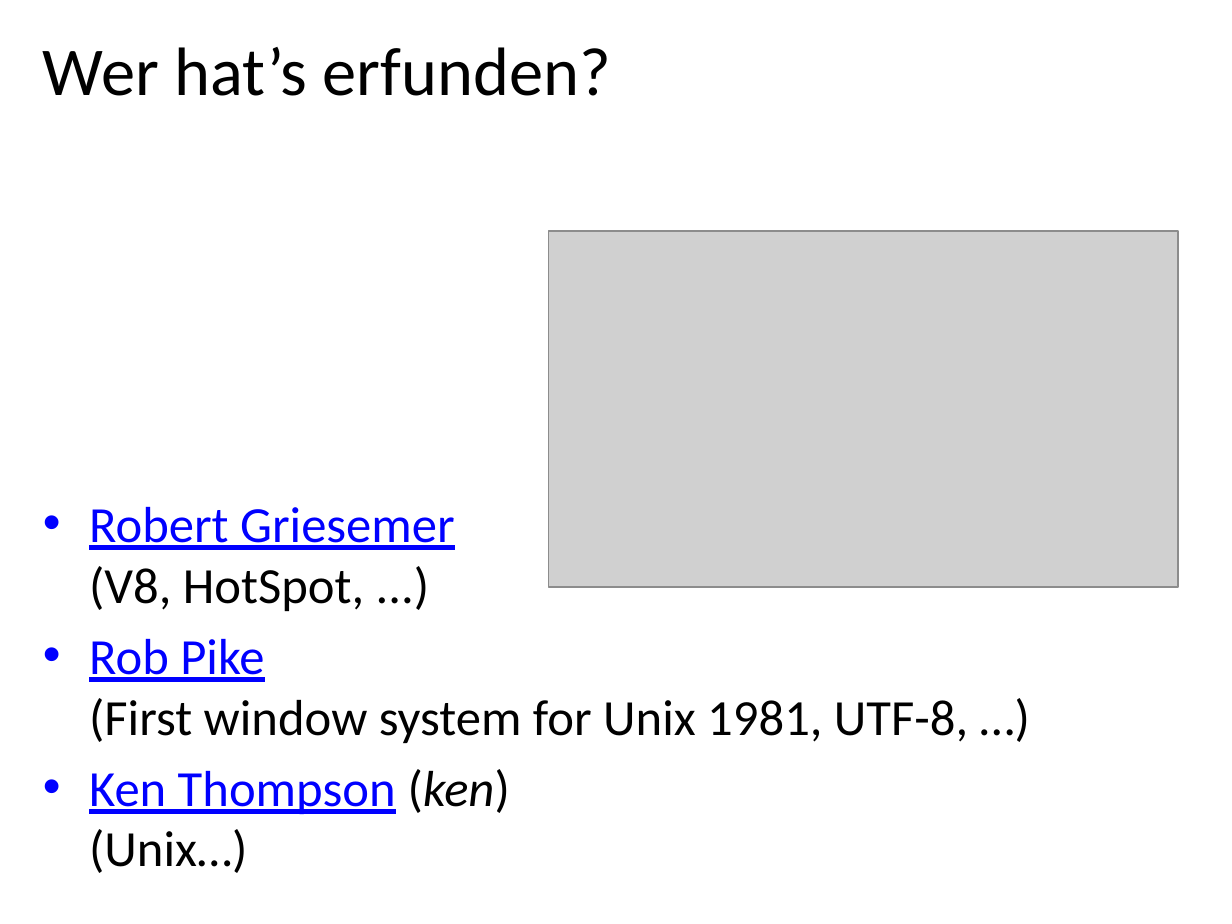
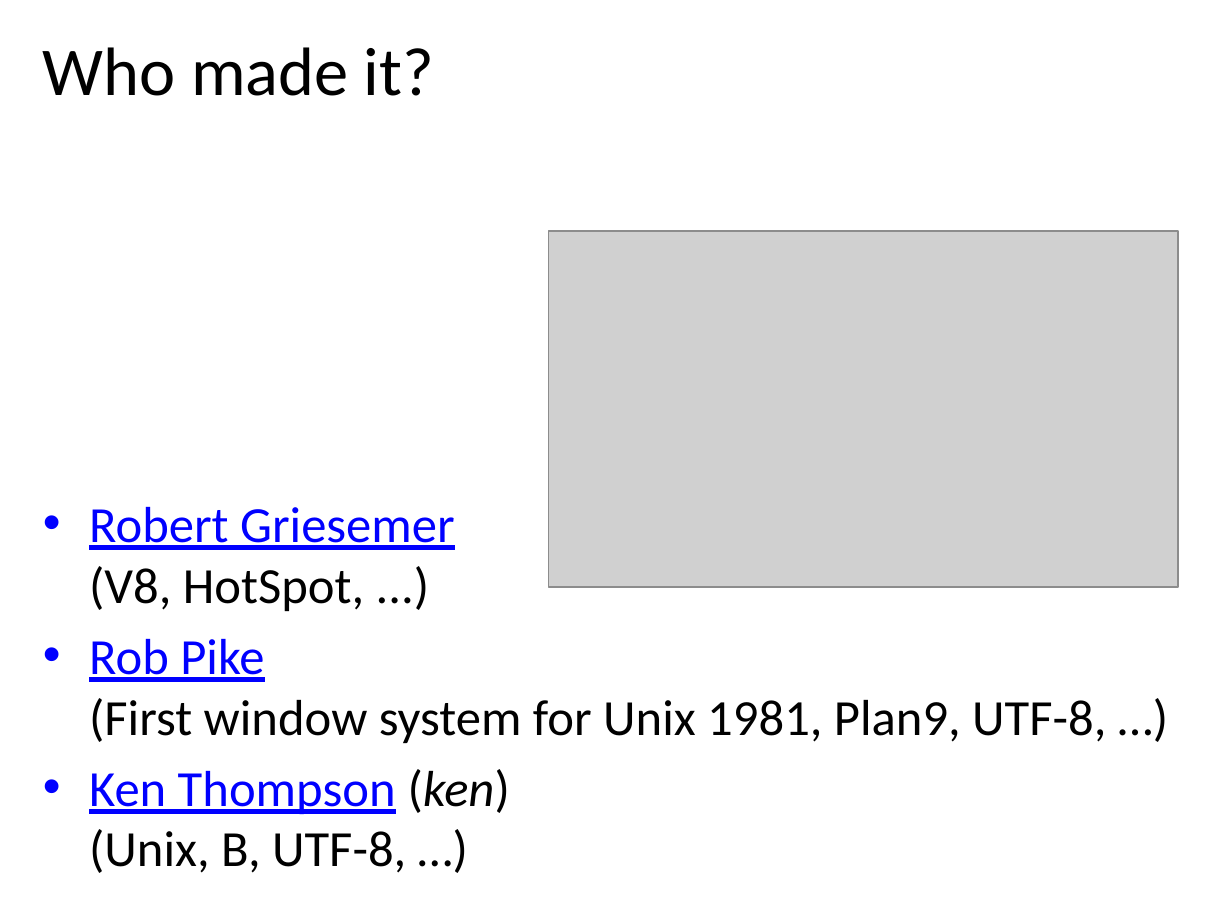
Before and after one commit to danbim/go-talk, a slide deck: slide 4 of intro-to-go.pptx. Drawn at 1232x924 pixels with LibreOffice and Linux fonts; fonts in the diff are those of the drawing; grey boxes stand for pictures; background and template pictures are left out. Boxes give left, top, right and bottom in pixels: in the first picture for what was removed or moved away, otherwise in the second. Text is boxed around its words. In the diff, an @@ line names an element or a change of style, - is before the commit and + after.

```diff
--- a/intro-to-go.pptx
+++ b/intro-to-go.pptx
@@ title at (43, 47, 434, 96): text changed @@
-Wer hat’s erfunden?
+Who made it?
@@ text at (89, 639, 1106, 873): text changed @@
-• Rob Pike
-  (First window system for Unix 1981, UTF-8, …)
-• Ken Thompson (ken)
-  (Unix…)
+• Rob Pike
+  (First window system for Unix 1981, Plan9, UTF-8, …)
+• Ken Thompson (ken)
+  (Unix, B, UTF-8, …)
```
Also in this commit, not shown: 20 other slides changed, 6 slides added, 4 other files.
